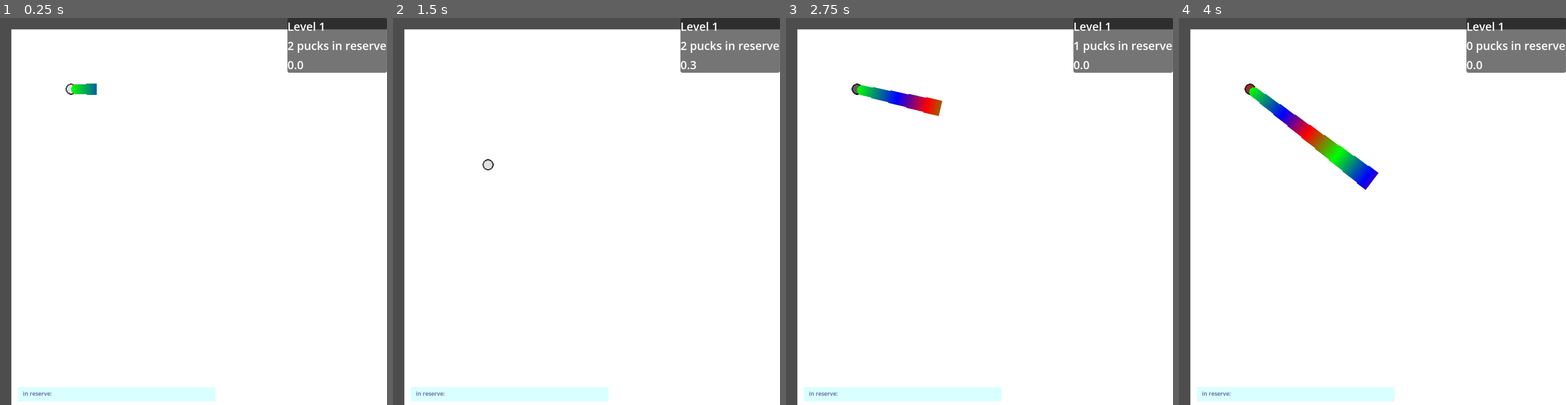
Above: before the commit, frames 1-4 (left to right).
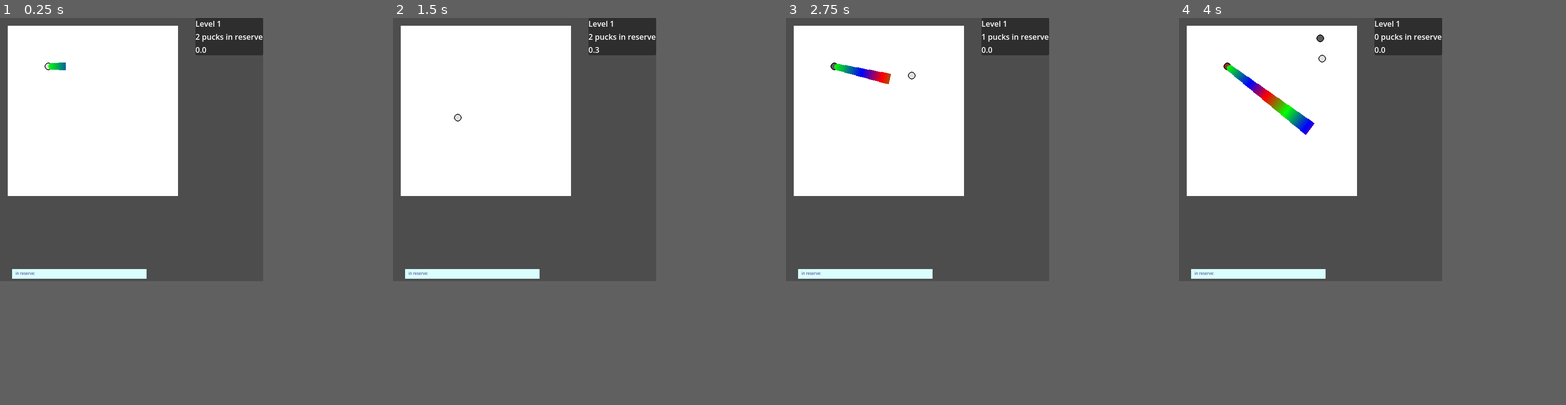
Above: after the commit, the same moments.

Repository: autumn-heights/levelherup-jam-2026
Game: Godot game, scene res://scenes/world.tscn
Two runs of this game, one before a commit and one after it. Both use one fixed random seed, a clock stepped at 60 frames per second and the inputs below.
Inputs (mouse positions are in pixels of both pictures, inside the frame that each line leads up to):
- Up to frame 1 (0.25 s): no input
- Up to frame 2 (1.5 s): tap Enter at 0.5 s; move the mouse to (671, 192) at 0.52 s; press the mouse at (671, 192) at 0.53 s; tap Space at 1.25 s; move the mouse to (509, 230) at 1.27 s; release the mouse at (509, 230) at 1.28 s; click (509, 230) at 1.35 s
- Up to frame 3 (2.75 s): move the mouse to (1018, 126) at 2.02 s; press the mouse at (1018, 126) at 2.03 s
- Up to frame 4 (4 s): move the mouse to (1353, 288) at 2.77 s; release the mouse at (1353, 288) at 2.78 s; click (1353, 288) at 2.85 s; move the mouse to (1488, 269) at 3.52 s; press the mouse at (1488, 269) at 3.53 s
In our replay, the window is 800x800 before the commit and 544x544 after it. These sizes can differ from the game's own. Grey fills any space a smaller window leaves; there, only what the larger window draws over its background counts as a difference.

The runs differ from the first frame. In frame 1, 32% of the frame differs, in the area x 0-100%, y 0-100%; in frame 2, 32%; in frame 3, 33%; in frame 4, 33%.

Commit message:
tilemap sizing changes

Diff:
--- a/fill-bucket-golf/World/level_grid.gd
+++ b/fill-bucket-golf/World/level_grid.gd
@@ -27,6 +27,7 @@
 	var regionMap = {} #Dictionary["color":, Array[Vector2i]]
 	for x in range(0, image.get_width()):
 		for y in range(0, image.get_height()):
+			set_cell(Vector2i(x,y),0, blank_coord)
 			var colour :Color = image.get_pixel(x, y)
 			var colourname = "{0}, {1}, {2}".format([colour.r, colour.g, colour.b])
 			if(regionMap.keys().has(colourname)):
@@ -50,9 +51,7 @@
 	SetRegion(artmap.Region, Vector2i(3,0)) #to do: get the colour from the puck
 
 func ResetWorld(clearWorld = true) -> void:
-	for x in tilemap_size.x:
-		for y in tilemap_size.y:
-			set_cell(Vector2i(x,y), 0, blank_coord)
+	clear()
 	if(clearWorld):
 		for cell in loadedWorld:
 			cell.AssetCoordinate = blank_coord
--- a/fill-bucket-golf/project.godot
+++ b/fill-bucket-golf/project.godot
@@ -17,11 +17,10 @@
 
 [display]
 
-window/size/viewport_width=1088
-window/size/viewport_height=1088
+window/size/viewport_width=544
+window/size/viewport_height=544
 window/stretch/mode="canvas_items"
 window/stretch/aspect="expand"
-window/stretch/scale=2.0
 window/stretch/scale_mode="integer"
 
 [global_group]
--- a/fill-bucket-golf/scenes/world.gd
+++ b/fill-bucket-golf/scenes/world.gd
@@ -118,6 +118,7 @@
 func load_level(level_id):
 	#TODO unload current level if exists
 	#TODO load level with id level_id
+	level_grid.construct_scene("res://ART/Beanz2.png")
 	pucks_in_hand = PUCK_INVENTORY_BY_LEVEL[level_id-1].size();
 	inventory.add_display_pucks(PUCK_INVENTORY_BY_LEVEL[level_id-1])
 	create_puck();
